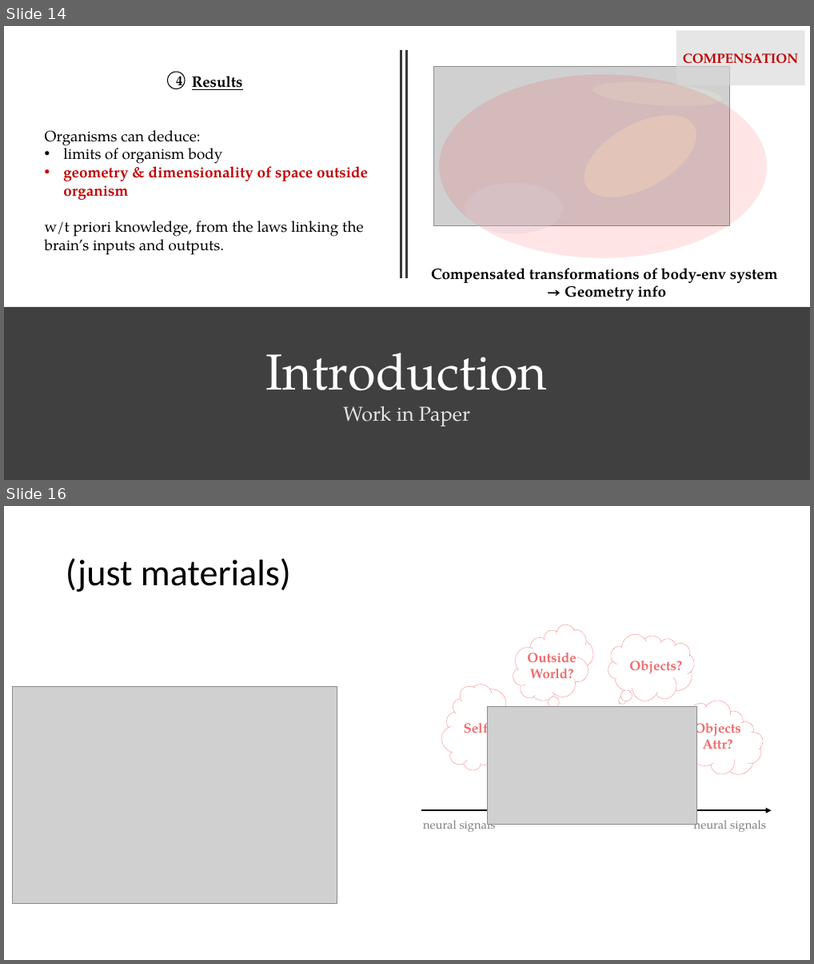
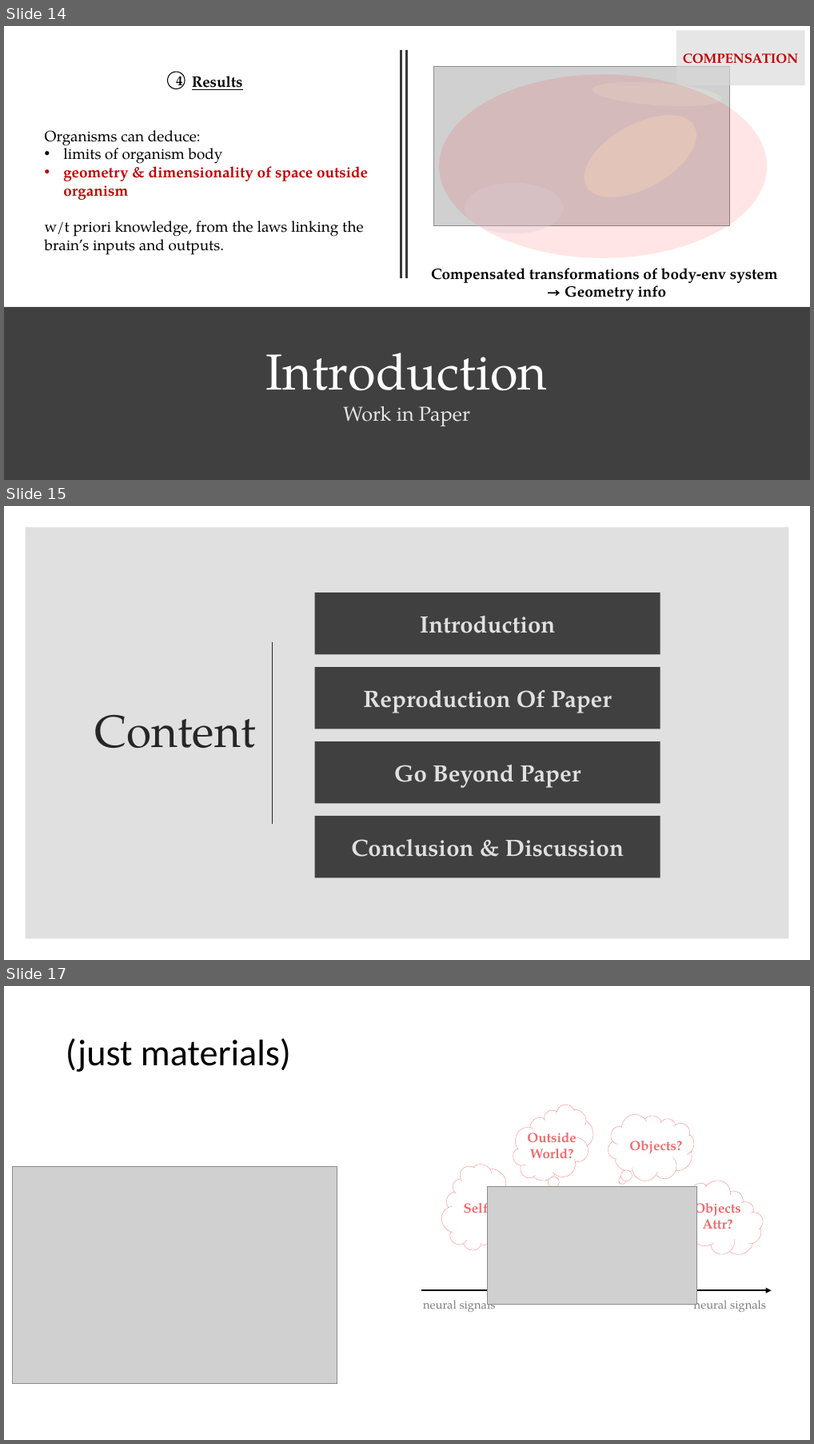
Before and after one commit to youqad/Neurorobotics_Project, a slide deck: Project Pres.pptx. Shown one above the other, each under a label of ours: slides 14 and 16 before the commit, slides 14, 15 and 17 after it; the slides between them are not shown. The pictures are 814x964 and 814x1444 pixels, drawn with LibreOffice and Linux fonts; fonts in the diff are those of the drawing; grey boxes stand for pictures; background and template pictures are left out. Boxes give left, top, right and bottom in pixels: in the first picture for what was removed or moved away, otherwise in the second. Text is boxed around its words. In the diff, an @@ line names an element or a change of style, - is before the commit and + after.

Commit message:
intro done

```diff
--- a/Project Pres.pptx
+++ b/Project Pres.pptx
@@ slide 15 added at [4,506,810,960], background #FFFFFF @@
@@ rectangle added at [25,527,790,939], fill #000000 at 12% opacity @@
@@ rectangle added at [315,592,660,654], fill #404040, 28 pt, text #E0E0E0, bold @@
+Introduction
@@ line added from (273, 642) to (273, 824), #262626 1.5 pt @@
@@ rectangle added at [315,667,660,728], fill #404040, 28 pt, text #E0E0E0, bold @@
+Reproduction Of Paper
@@ title added at [94,715,255,748], 54 pt, text #262626 @@
+Content
@@ rectangle added at [315,741,660,803], fill #404040, 28 pt, text #E0E0E0, bold @@
+Go Beyond Paper
@@ rectangle added at [315,816,660,877], fill #404040, 28 pt, text #E0E0E0, bold @@
+Conclusion & Discussion
@@ what was slide 16 is now slide 17 @@
```
Also in this commit, not shown: 1 slide changed, 1 other slide added, 1 slide removed.
